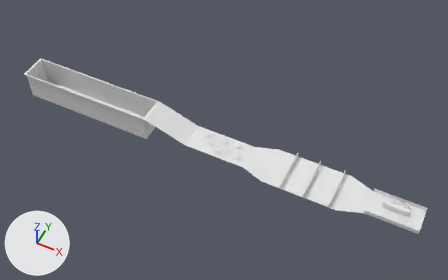
Renders of the Blender file Assets 3D blender/HTI_game_project_assets.blend from each side of a commit.
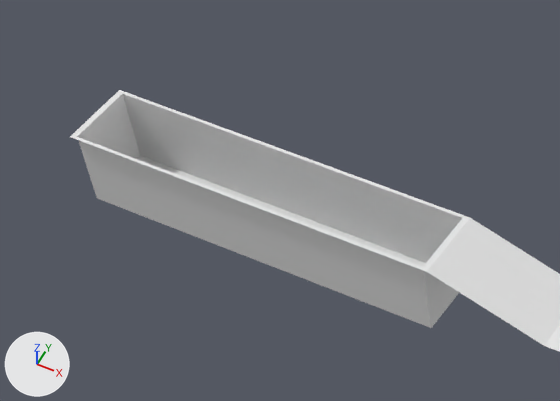
The first picture shows the older version from a camera (50 mm lens) standing at (5.0, -248.0, 317.0) and looking at (-120.0, 3.0, 4.0). The close-ups show both versions on the part from 0% to 42% of the width and 10% to 58% of the height of that picture; other places that the commit changed are outside them. The lights are fixed; the arrows at lower left show +X, +Y and +Z.

The scene before the commit, as lines of its bpy script (objects in view):
```python
me_cylinder_025 = bpy.data.meshes.new('Cylinder.025')
me_cylinder_025.from_pydata(...)  # 544 vertices, 334 faces; spans x -5.97..5.97, y -5.97..5.97, z -1.0..2.76
me_cylinder_025.polygons.foreach_set('use_smooth', [True] * 334)
me_plane = bpy.data.meshes.new('Plane')
me_plane.from_pydata(...)  # 42 vertices, 25 faces, 1 loose edge; spans x -16.2..1.0, y -1.6..1.6, z -10.8..10.4
ob_cylinder_018 = bpy.data.objects.new('Cylinder.018', me_cylinder_025)
ob_cylinder_018.location = (-120.2, -5.2, 0.5)
ob_cylinder_018.rotation_euler = (0.0, 0.0, 0.737)  # degrees (0, 0, 42)
ob_cylinder_018.scale = (0.708, 0.708, 0.492)
ob_first_level_matrix = bpy.data.objects.new('First level matrix', me_plane)
ob_first_level_matrix.location = (0.0, 0.0, 0.0)
ob_first_level_matrix.scale = (17.1, 9.56, 1.0)
```
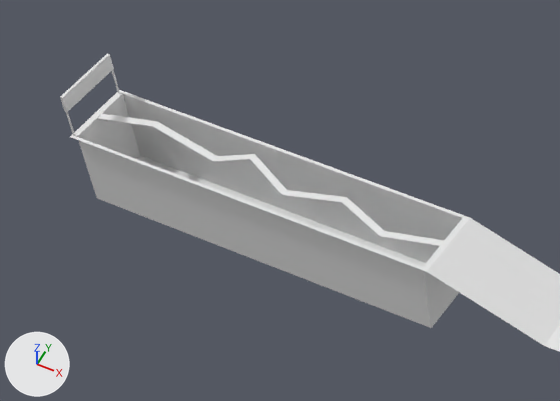
What changed in the scene script:
```text
Add me_cube:
    me_cube.from_pydata(...)  # a box spanning x -1.0..1.0, y -1.17..1.33, z -1.0..3.64
Add me_cylinder:
    me_cylinder.from_pydata(...)  # a 32-sided cylinder along z spanning x -1.0..1.0, y -1.0..1.0, z -1.0..6.95
Add me_plane_001:
    me_plane_001.from_pydata(...)  # 32 vertices, 30 faces; spans x -1.24..1.03, y -4.63..5.79, z -0.43..0.0
Change ob_cylinder_018:
    ob_cylinder_018.location: (-120.2, -5.2, 0.5) -> (-276.8, 8.8, 11.4)
Add ob_cube:
    ob_cube = bpy.data.objects.new('Cube', me_cube)
    ob_cube.location = (-276.8, -0.6, 19.4)
    ob_cube.scale = (0.371, 7.34, 1.0)
Add ob_cylinder:
    ob_cylinder = bpy.data.objects.new('Cylinder', me_cylinder)
    ob_cylinder.location = (-276.8, -9.0, 11.4)
    ob_cylinder.scale = (0.232, 0.232, 1.0)
Add ob_plane_003:
    ob_plane_003 = bpy.data.objects.new('Plane.003', me_plane_001)
    ob_plane_003.location = (-221.0, -0.3, 10.3)
    ob_plane_003.scale = (44.2, 1.0, 1.0)
```

Changed parts and their boxes [x1, y1, x2, y2] in the close-ups (560 x 401 px):
'Plane.003', added
    after: [97, 114, 444, 247]
'Cube', added
    after: [60, 54, 114, 112]
'Cylinder', added
    after: [66, 112, 75, 136]
'Cylinder.018', moved (not visible before)
    after: [112, 70, 120, 94]
